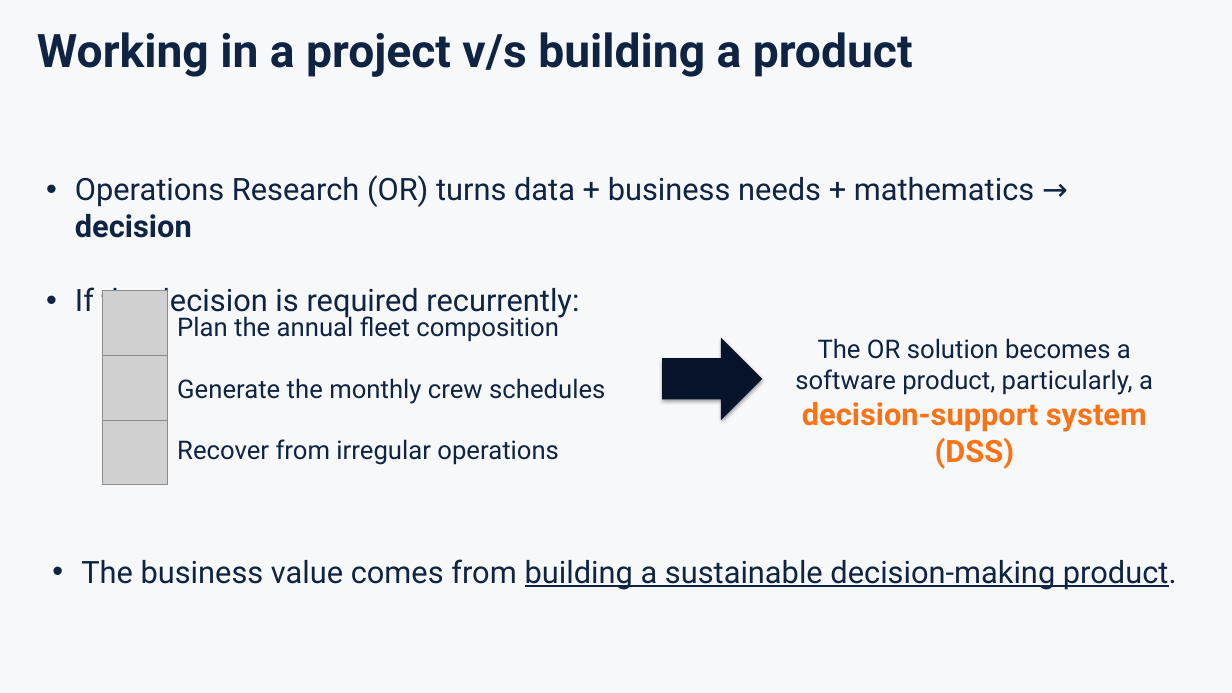
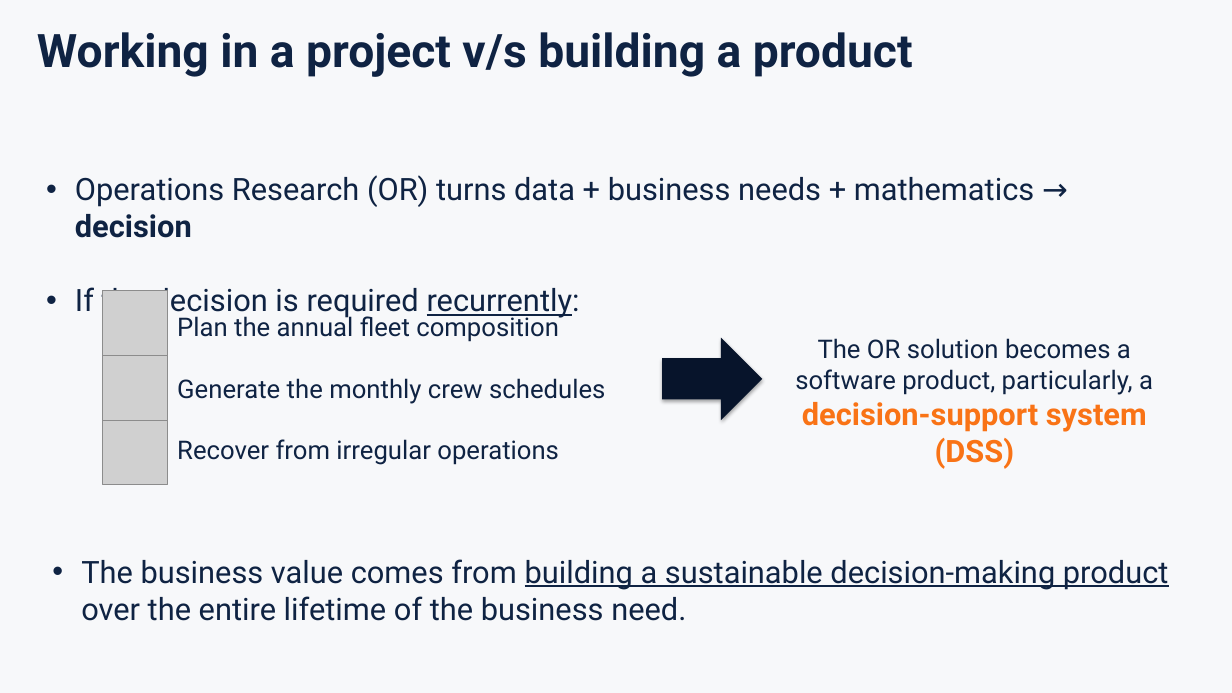
Before and after one commit to sefop/sefop-training-hub, a slide deck: slide 2 of workshops/2026-10-25-agifors-annual-symposium/agifors-sefop.pptx. Drawn at 1232x693 pixels with LibreOffice and Linux fonts; fonts in the diff are those of the drawing; grey boxes stand for pictures. Boxes give left, top, right and bottom in pixels: in the first picture for what was removed or moved away, otherwise in the second. Text is boxed around its words. In the diff, an @@ line names an element or a change of style, - is before the commit and + after.

```diff
--- a/workshops/2026-10-25-agifors-annual-symposium/agifors-sefop.pptx
+++ b/workshops/2026-10-25-agifors-annual-symposium/agifors-sefop.pptx
@@ text at (75,283,580,319): underline on in "recurrently:" @@
@@ text at (81,559,1169,621): text changed @@
-• The business value comes from building a sustainable decision-making product.
+• The business value comes from building a sustainable decision-making product over the entire lifetime of the business need.
```
Also in this commit, not shown: 1 other file.
